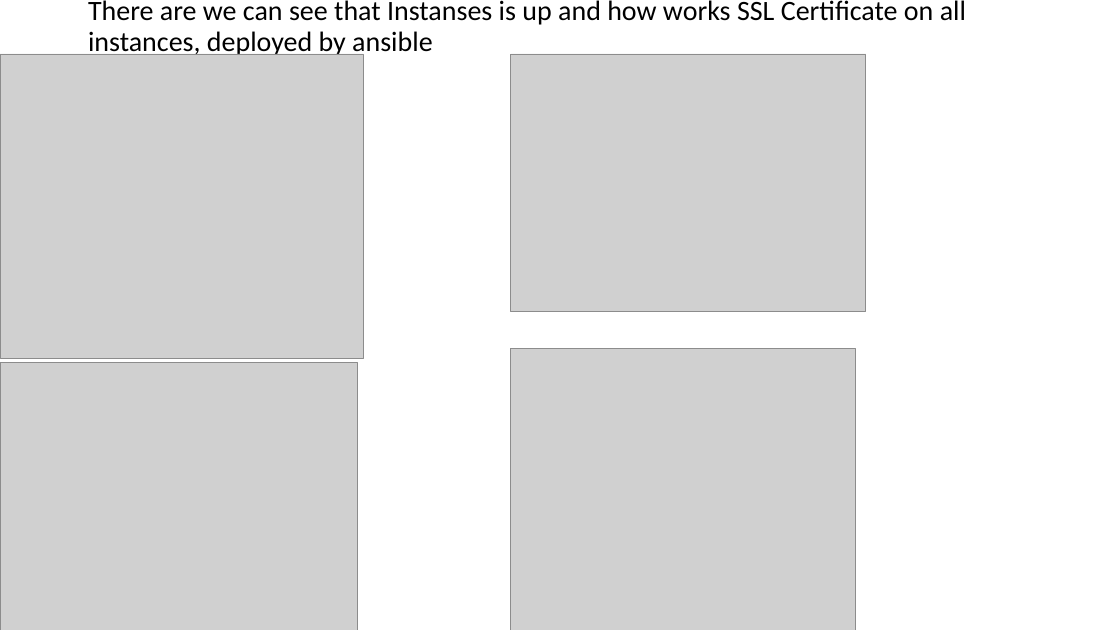
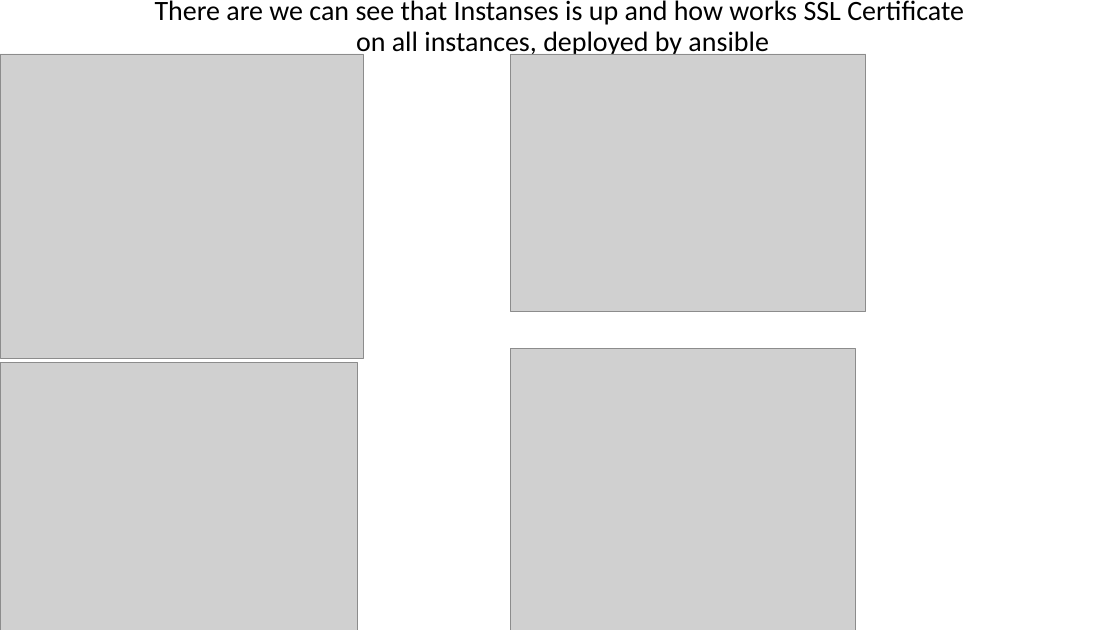
Before and after one commit to Oleg-dp/DevOps_online_Dnipro_2020Q42021Q1, a slide deck: slide 10 of fast-final-project/fast-f2-SNIEOSIKOV OLEH.pptx (slide 9 before the commit). Drawn at 1120x630 pixels with LibreOffice and Linux fonts; fonts in the diff are those of the drawing; grey boxes stand for pictures. Boxes give left, top, right and bottom in pixels: in the first picture for what was removed or moved away, otherwise in the second. Text is boxed around its words. In the diff, an @@ line names an element or a change of style, - is before the commit and + after.

```diff
--- a/fast-final-project/fast-f2-SNIEOSIKOV OLEH.pptx
+++ b/fast-final-project/fast-f2-SNIEOSIKOV OLEH.pptx
@@ title "There are we can see ..." at (155,0,964,58): alignment left to centre @@
```
Also in this commit, not shown: 2 other slides changed, 1 slide added, 1 slide removed.
